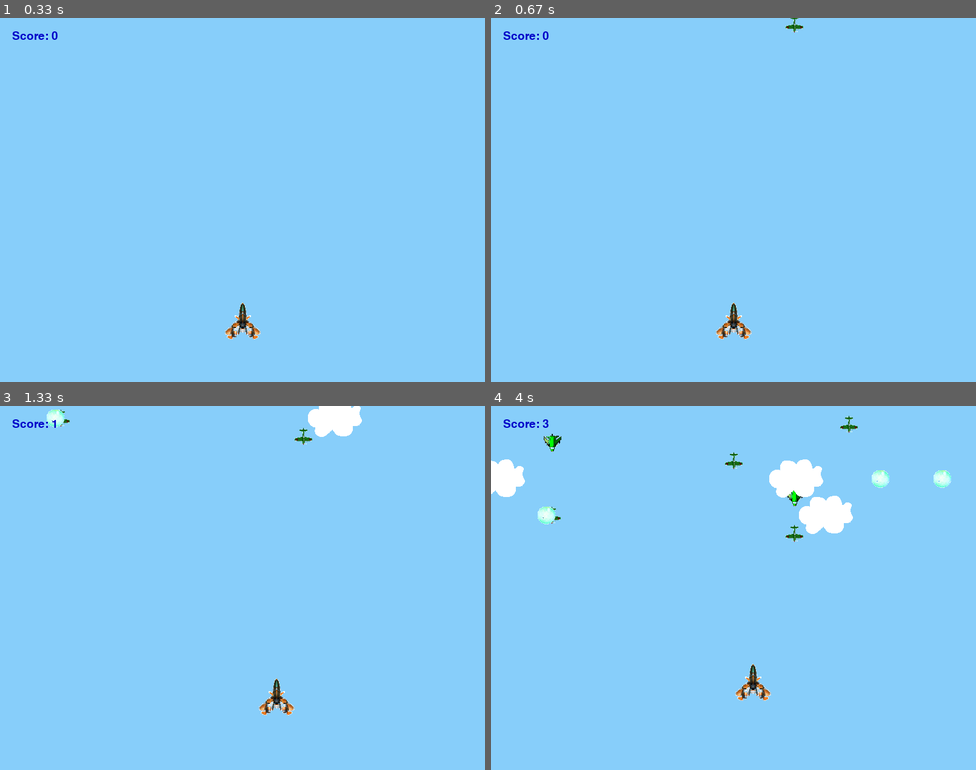
Above: before the commit, frames 1-4 (two rows, left to right).
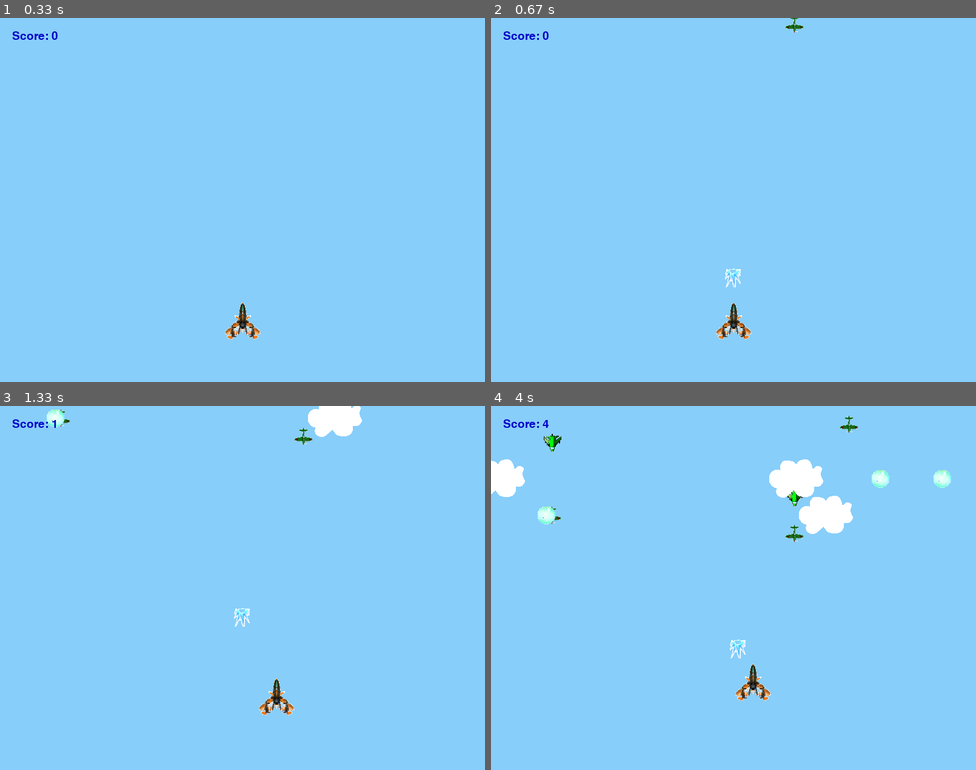
Above: after the commit, the same moments.

Repository: chauby/pygame_plane_war
Game: pygame game, started from playGame.py
Two runs of this game, one before a commit and one after it. Both use one fixed random seed, a clock stepped at 60 frames per second and the inputs below. The source is Python 2; it was converted automatically to run under Python 3.
Inputs:
- Up to frame 1 (0.33 s): no input
- Up to frame 2 (0.67 s): tap Space at 0.33 s
- Up to frame 3 (1.33 s): hold Right 0.67-1.13 s; tap Space at 0.73, 1.03, 1.23 s; hold Up from 1.17 s (still down)
- Up to frame 4 (4 s): release Up at 1.47 s; hold Right 1.5-1.97 s; tap Space at 1.57, 1.87, 2.07, 2.37, 2.63, 2.97, 3.27, 3.4, 3.8 s; hold Left 2-2.53 s; hold Down 2.57-2.87 s; hold Left 2.9-3.3 s; hold Up 3.33-3.7 s; hold Right from 3.73 s (still down)

Frame 1 is identical in both runs. In frame 2, 0.1% of the frame differs, in the area x 48-52%, y 68-74%; in frame 3, 0.1%; in frame 4, 0.2%, in the area x 10-53%, y 3-70%.

Commit message:
加入了子弹，用于消灭敌人

Diff:
--- a/playGame.py
+++ b/playGame.py
@@ -43,6 +43,21 @@
 			self.rect.top = 0
 		elif self.rect.bottom > hight:
 			self.rect.bottom = hight
+
+#定义子弹类
+class Bullet(pygame.sprite.Sprite):
+	def __init__(self, x_position, y_position):
+		super(Bullet, self).__init__()
+		image = pygame.image.load('biu2.png').convert()
+		self.image = pygame.transform.scale(image, (32, 32))
+		self.image.set_colorkey((255, 255, 255), RLEACCEL)
+		self.rect = self.image.get_rect(center = (x_position, y_position))
+		self.speed = 2
+
+	def update(self):
+		self.rect.move_ip(0, -self.speed)
+		if self.rect.top < 0:
+			self.kill()
 
 #定义血点奖励类
 class RewardBlood(pygame.sprite.Sprite):
@@ -145,14 +160,17 @@
 #创建plaer
 player = Player()
 
-#创建敌人
+#创建敌人集合
 enemies = pygame.sprite.Group()
 
-#创建云彩
+#创建云彩集合
 clouds = pygame.sprite.Group()
 
-#创建奖励
+#创建奖励集合
 rewardBloods = pygame.sprite.Group()
+
+#创建子弹集合
+bullets = pygame.sprite.Group()
 
 all_sprites = pygame.sprite.Group()
 all_sprites.add(player)
@@ -161,6 +179,7 @@
 start_time = datetime.now()
 current_time = start_time
 player_get_bloods = 0
+player_hit_enemies = 0
 
 #main loop
 running = True
@@ -170,6 +189,12 @@
 		if event.type == KEYDOWN:
 			if event.key == K_ESCAPE:
 				running = False
+			elif event.key == K_SPACE:
+				if len(bullets) == 0:
+					new_bullet = Bullet(player.rect[0] + 32, player.rect[1])
+					bullets.add(new_bullet)
+					all_sprites.add(new_bullet)
+
 		elif event.type == QUIT:
 			running = False
 		elif event.type == ADDENEMY:
@@ -185,12 +210,15 @@
 			rewardBloods.add(new_reward)
 			all_sprites.add(new_reward)
 
+	print player.rect
+
 	screen.blit(background, (0, 0))
 	clouds.update()
 	enemies.update()
 	rewardBloods.update()
 	pressed_keys = pygame.key.get_pressed()
 	player.update(pressed_keys)
+	bullets.update()
 
 	for entity in all_sprites:
 		screen.blit(entity.image, entity.rect)
@@ -200,6 +228,10 @@
 		player.kill()
 		game_over = True
 
+	#击中敌人
+	if pygame.sprite.groupcollide(bullets, enemies, True, True):
+		player_hit_enemies += 1
+
 	#获得血液
 	if pygame.sprite.spritecollide(player, rewardBloods, True):
 		player_get_bloods += 1
@@ -209,7 +241,7 @@
 	else:
 		current_time = datetime.now()
 
-	score_text = u"Score: %s" % ((current_time - start_time).seconds + player_get_bloods)
+	score_text = u"Score: %s" % ((current_time - start_time).seconds + player_get_bloods + player_hit_enemies)
 	show_text(screen, (20, 20), score_text, (0, 0, 200), False, font_size = 28)
 
 	#将两次flip之间的修改更新到整个屏幕
